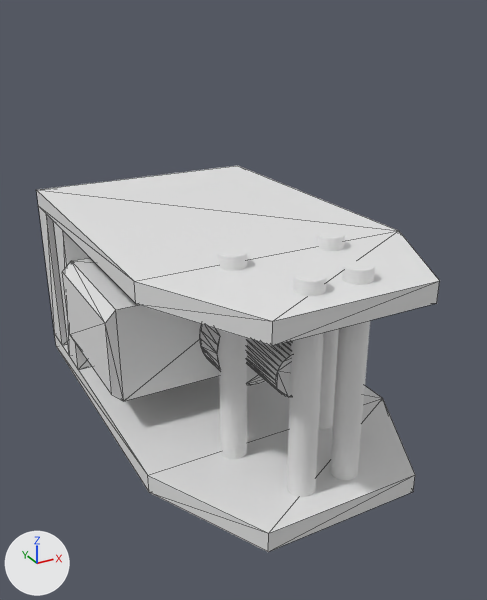
A saved change to the OBJ model assets/models/Axis6.obj.
Rendered twice from a 50 mm camera at (-0.0774, -0.2085, 0.0791) aimed at (-0.0008, -0.0693, 0.0096). The lights are fixed; the arrows at lower left show +X, +Y and +Z. Mesh edges are drawn as thin lines on the coarser meshes. Where no turn or scale is listed for an object, it has been applied to the vertices.

In view in the first picture: 'Cube.001_Cube.002', 'Cube.002_Cube.003', 'Cube.003_Cube.004', 'Cube.004_Cube.005', 'Cube_Cube.001', 'Cylinder.001_Cylinder.002', 'Cylinder.002_Cylinder.003', 'Cylinder.003_Cylinder.004', 'Cylinder.004_Cylinder.005', 'Cylinder.005_Cylinder.006', 'Cylinder_Cylinder.001'.
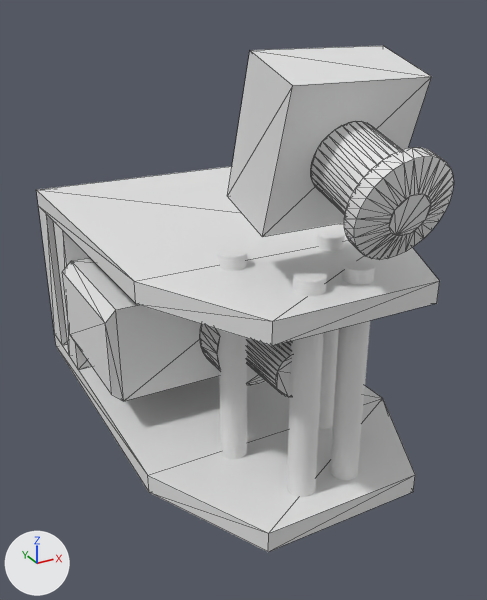
Patch to the scene script:
```diff
--- a/assets/models/Axis6.obj.py
+++ b/assets/models/Axis6.obj.py
@@ me_cube_005_cube @@
+me_cube_005_cube.from_pydata(...)  # 168 vertices, 328 faces; spans x -0.015..0.015, y -0.1276..-0.0882, z 0.0374..0.0716
@@ ob_cube_005_cube @@
+ob_cube_005_cube = bpy.data.objects.new('Cube.005_Cube', me_cube_005_cube)
+ob_cube_005_cube.location = (0.0, 0.0, 0.0)
```

What differs and where, as boxes (x1, y1, x2, y2) in the pictures (487 x 600 px):
'Cube.005_Cube', added
    after: (227, 46, 454, 260)
